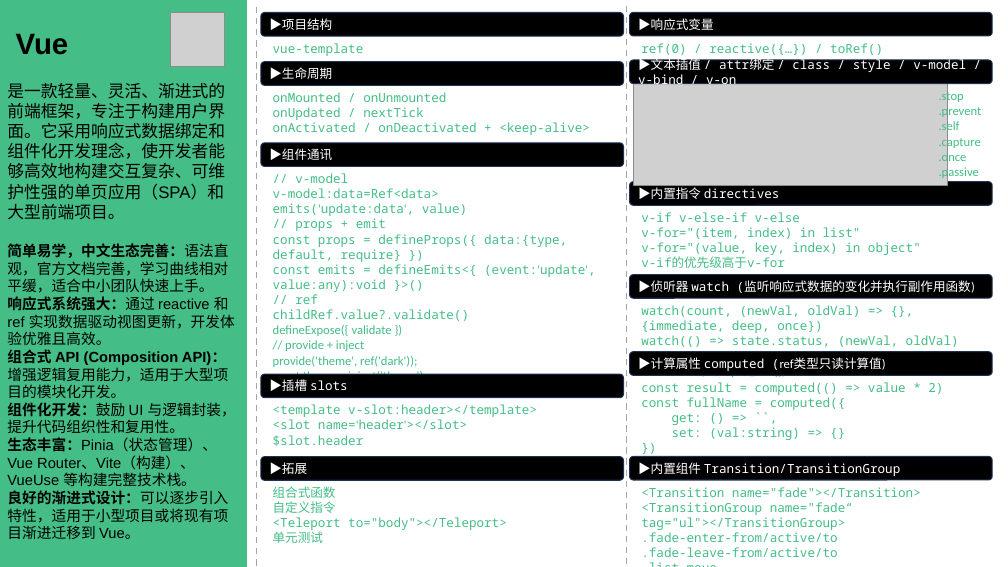
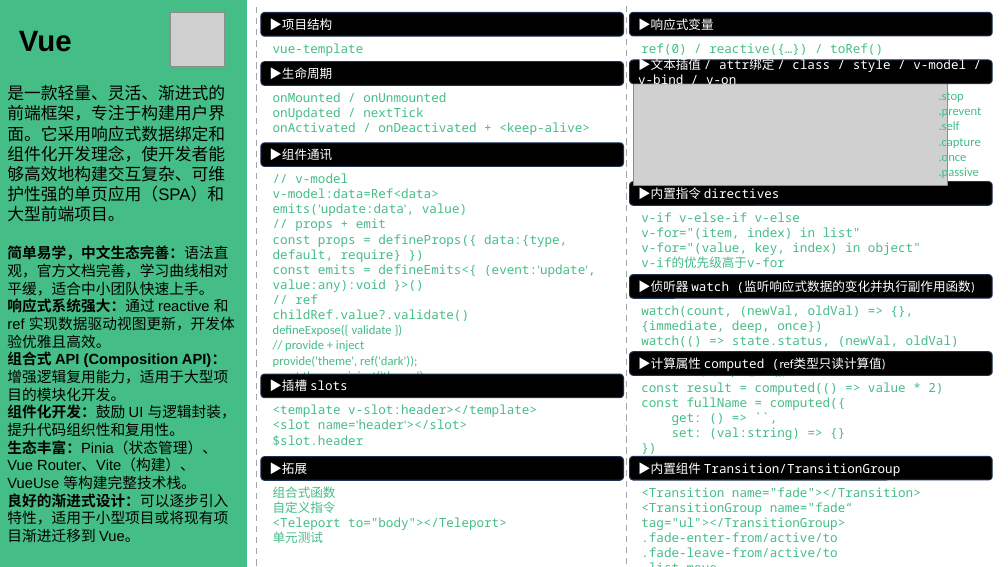
Before and after one commit to ColaLovingCat/vue_template, a slide deck: slide 1 of public/docs/StudyCards.pptx. Drawn at 1008x567 pixels with LibreOffice and Linux fonts; fonts in the diff are those of the drawing; grey boxes stand for pictures. Boxes give left, top, right and bottom in pixels: in the first picture for what was removed or moved away, otherwise in the second. Text is boxed around its words. In the diff, an @@ line names an element or a change of style, - is before the commit and + after.

```diff
--- a/public/docs/StudyCards.pptx
+++ b/public/docs/StudyCards.pptx
@@ text in rectangle at (7,33,236,539): text removed @@
-Vue
-是一款轻量、灵活、渐进式的前端框架，专注于构建用户界面。它采用响应式数据绑定和组件化开发理念，使开发者能够高效地构建交互复杂、可维护性强的单页应用（SPA）和大型前端项目。
-简单易学，中文生态完善：语法直观，官方文档完善，学习曲线相对平缓，适合中小团队快速上手。
-响应式系统强大：通过 reactive 和 ref 实现数据驱动视图更新，开发体验优雅且高效。
-组合式 API (Composition API)：增强逻辑复用能力，适用于大型项目的模块化开发。
-组件化开发：鼓励 UI 与逻辑封装，提升代码组织性和复用性。
-生态丰富：Pinia（状态管理）、Vue Router、Vite（构建）、VueUse 等构建完整技术栈。
-良好的渐进式设计：可以逐步引入特性，适用于小型项目或将现有项目渐进迁移到 Vue。
@@ text added at (19,30,72,52), 28 pt, text #000000, bold @@
+Vue
@@ text added at (7,85,236,542), 14 pt, text #000000 @@
+是一款轻量、灵活、渐进式的前端框架，专注于构建用户界面。它采用响应式数据绑定和组件化开发理念，使开发者能够高效地构建交互复杂、可维护性强的单页应用（SPA）和大型前端项目。
+简单易学，中文生态完善：语法直观，官方文档完善，学习曲线相对平缓，适合中小团队快速上手。
+响应式系统强大：通过 reactive 和 ref 实现数据驱动视图更新，开发体验优雅且高效。
+组合式 API (Composition API)：增强逻辑复用能力，适用于大型项目的模块化开发。
+组件化开发：鼓励 UI 与逻辑封装，提升代码组织性和复用性。
+生态丰富：Pinia（状态管理）、Vue Router、Vite（构建）、VueUse 等构建完整技术栈。
+良好的渐进式设计：可以逐步引入特性，适用于小型项目或将现有项目渐进迁移到 Vue。
```
Also in this commit, not shown: 2 other slides changed, 6 other files.
